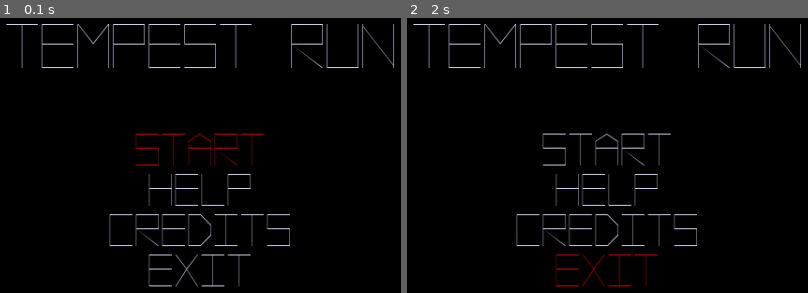
Above: before the commit, frames 1-2 (left to right).
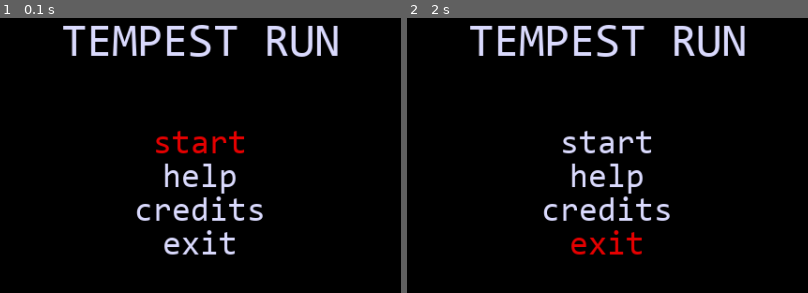
Above: after the commit, the same moments.

Repository: davidpendergast/pygame-summer-team-jam
Game: pygame game, started from main.py
The game is run twice, just before and just after one commit, with the same random seed, the same clock (stepped at 60 frames per second) and the same inputs.
Inputs:
- Up to frame 1 (0.1 s): no input
- Up to frame 2 (2 s): hold Up 0.33-0.8 s; hold Down 0.83-1.13 s; hold Up 1.17-1.53 s; hold Down 1.57-1.93 s; hold Up from 1.97 s (still down)

The runs differ from the first frame. In frame 1, 9.5% of the frame differs, in the area x 1-99%, y 2-98%; in frame 2, 9.6%.

Commit message:
changed font to `consola.ttf`

Diff:
--- a/gameplay/gamestuff.py
+++ b/gameplay/gamestuff.py
@@ -89,8 +89,8 @@
             ("exit", lambda: self.exit_pressed())
         ]
 
-        self.title_font = pygame.font.Font("assets/fonts/VectorBattle-e9XO.ttf", config.TITLE_SIZE)
-        self.option_font = pygame.font.Font("assets/fonts/VectorBattle-e9XO.ttf", config.OPTION_SIZE)
+        self.title_font = pygame.font.Font("assets/fonts/CONSOLA.TTF", config.TITLE_SIZE)
+        self.option_font = pygame.font.Font("assets/fonts/CONSOLA.TTF", config.OPTION_SIZE)
 
     def update(self, dt, events):
         for e in events:
@@ -116,7 +116,7 @@
 
     def draw_to_screen(self, screen):
         screen_size = screen.get_size()
-        title_surface = self.title_font.render('Pause', True, neon.WHITE)
+        title_surface = self.title_font.render('PAUSE', True, neon.WHITE)
 
         title_size = title_surface.get_size()
         title_y = screen_size[1] // 3 - title_size[1] // 2
--- a/main.py
+++ b/main.py
@@ -4,7 +4,11 @@
 import rendering.neon as neon
 import config
 
-TARGET_FPS = config.BASE_FPS
+
+# TESTMODE flag
+TESTMODE = config.TESTMODE
+
+TARGET_FPS = config.BASE_FPS if not TESTMODE else -1
 
 # this is only the default size, use pygame.display.get_surface().get_size() to get the current size.
 W, H = config.DISP_WID, config.DISP_HEI
@@ -46,6 +50,9 @@
             self.modes[-1].draw_to_screen(self.screen)
             pygame.display.flip()
 
+            if TESTMODE:
+                pygame.display.set_caption(f"TEMPEST RUN {int(self.clock.get_fps())} FPS")
+
 
 class GameMode:
 
@@ -81,8 +88,8 @@
             ("exit", lambda: self.exit_pressed())
         ]
 
-        self.title_font = pygame.font.Font("assets/fonts/VectorBattle-e9XO.ttf", config.TITLE_SIZE)
-        self.option_font = pygame.font.Font("assets/fonts/VectorBattle-e9XO.ttf", config.OPTION_SIZE)
+        self.title_font = pygame.font.Font("assets/fonts/CONSOLA.TTF", config.TITLE_SIZE)
+        self.option_font = pygame.font.Font("assets/fonts/CONSOLA.TTF", config.OPTION_SIZE)
 
     def on_mode_start(self):
         # TODO song
@@ -122,7 +129,7 @@
     def draw_to_screen(self, screen: pygame.Surface):
         screen.fill((0, 0, 0))
         screen_size = screen.get_size()
-        title_surface = self.title_font.render('Tempest Run', True, neon.WHITE)
+        title_surface = self.title_font.render('TEMPEST RUN', True, neon.WHITE)
 
         title_size = title_surface.get_size()
         title_y = screen_size[1] // 3 - title_size[1] // 2
@@ -144,6 +151,6 @@
 if __name__ == "__main__":
     pygame.init()
     pygame.display.set_mode((W, H), pygame.SCALED | pygame.RESIZABLE)
-
+    pygame.display.set_caption("TEMPEST RUN")
     loop = GameLoop()
     loop.start()
Binary file added: assets/fonts/CONSOLA.TTF
Binary file added: assets/fonts/CONSOLAB.TTF
